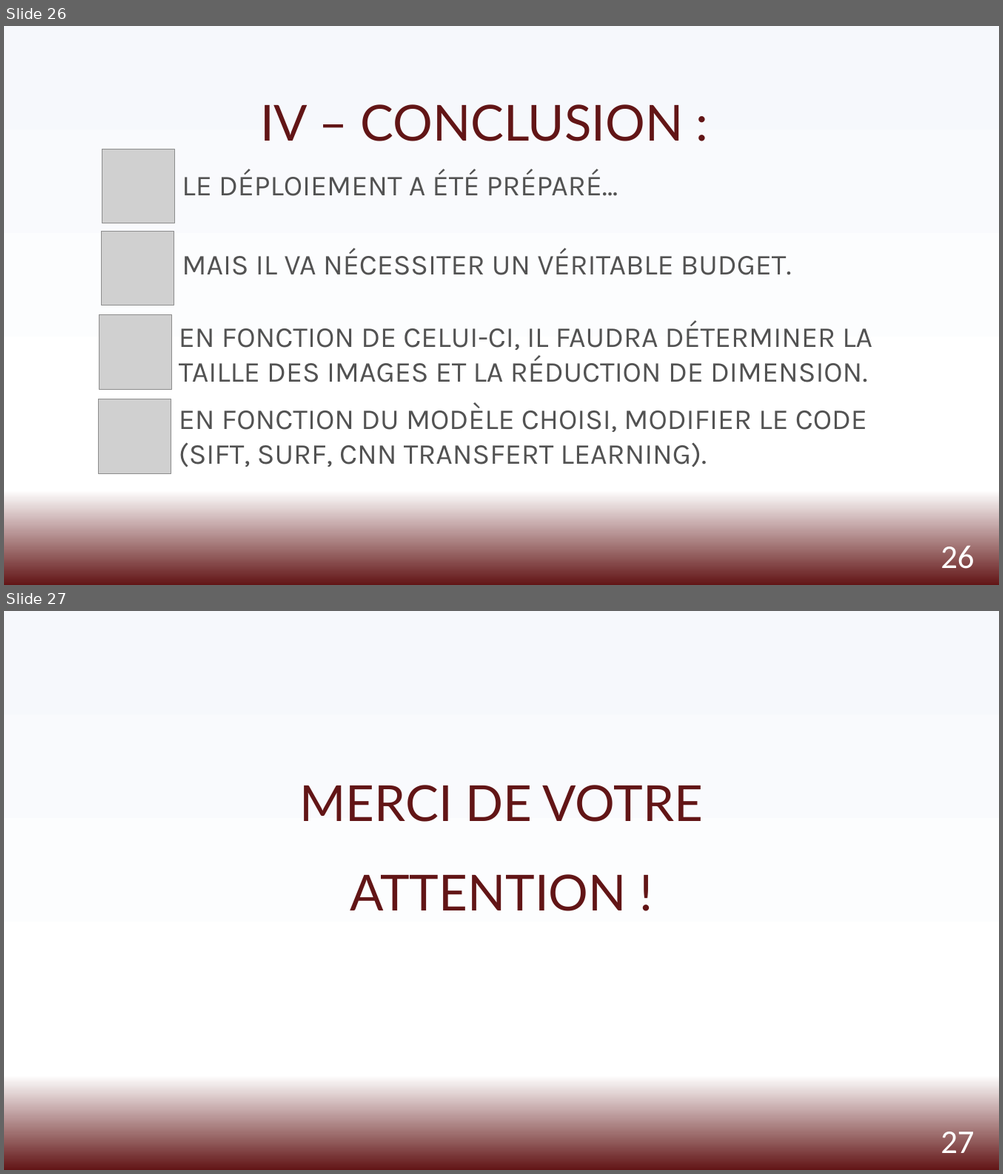
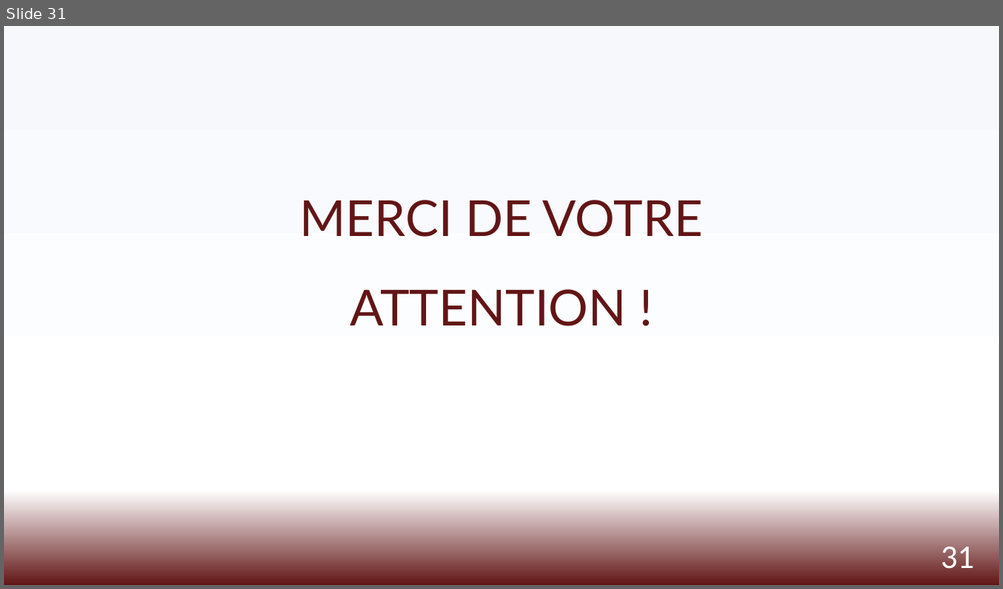
Before and after one commit to viviante79/Projet_8, a slide deck: Ors_Vivian_3_presentation_082022.pptx. Shown one above the other, each under a label of ours: slides 26 and 27 before the commit, slide 31 after it. The pictures are 1003x1174 and 1003x589 pixels, drawn with LibreOffice and Linux fonts; fonts in the diff are those of the drawing; grey boxes stand for pictures. Boxes give left, top, right and bottom in pixels: in the first picture for what was removed or moved away, otherwise in the second. Text is boxed around its words. In the diff, an @@ line names an element or a change of style, - is before the commit and + after.

```diff
--- a/Ors_Vivian_3_presentation_082022.pptx
+++ b/Ors_Vivian_3_presentation_082022.pptx
@@ slide 26 removed at [4, 26, 999, 585], background gradient #F6F8FC to #FFFFFF to #621516 @@
@@ text removed at [260, 104, 683, 141] @@
-IV – CONCLUSION :
@@ picture removed at [102, 149, 174, 224] @@
@@ text removed at [182, 170, 617, 196] @@
-LE DÉPLOIEMENT A ÉTÉ PRÉPARÉ…
@@ picture removed at [101, 231, 173, 306] @@
@@ text removed at [182, 249, 791, 275] @@
-MAIS IL VA NÉCESSITER UN VÉRITABLE BUDGET.
@@ picture removed at [99, 315, 172, 390] @@
@@ text removed at [179, 321, 872, 383] @@
-EN FONCTION DE CELUI-CI, IL FAUDRA DÉTERMINER LA TAILLE DES IMAGES ET LA RÉDUCTION DE DIMENSION.
@@ picture removed at [99, 399, 171, 474] @@
@@ text removed at [179, 403, 867, 468] @@
-EN FONCTION DU MODÈLE CHOISI, MODIFIER LE CODE (SIFT, SURF, CNN TRANSFERT LEARNING).
@@ page number removed at [940, 545, 973, 577] @@
-26
@@ what was slide 27 is now slide 31 @@
@@ page number at [940, 547, 973, 577]: text changed @@
-27
+31
```
Also in this commit, not shown: 1 slide changed, 5 slides added.
